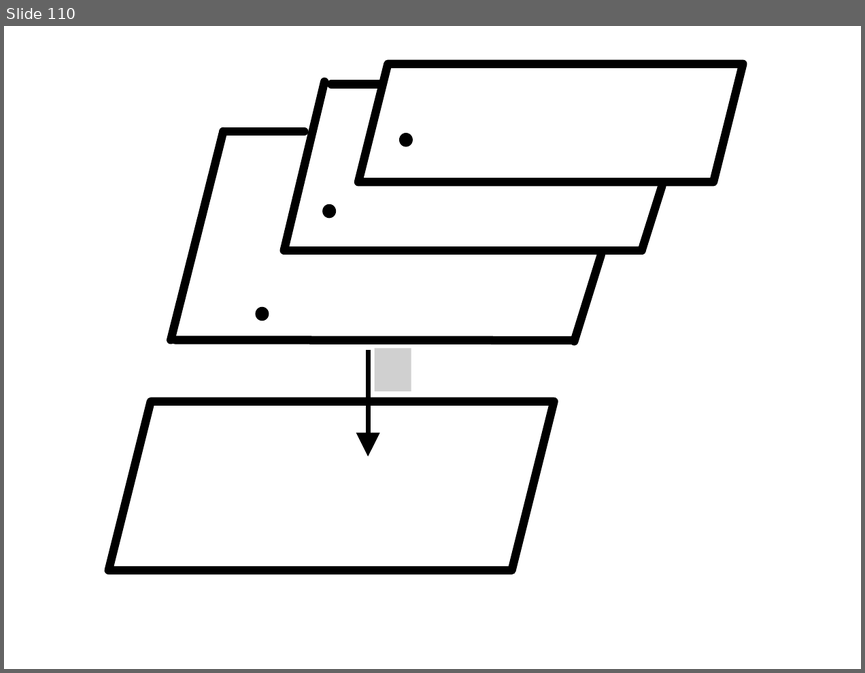
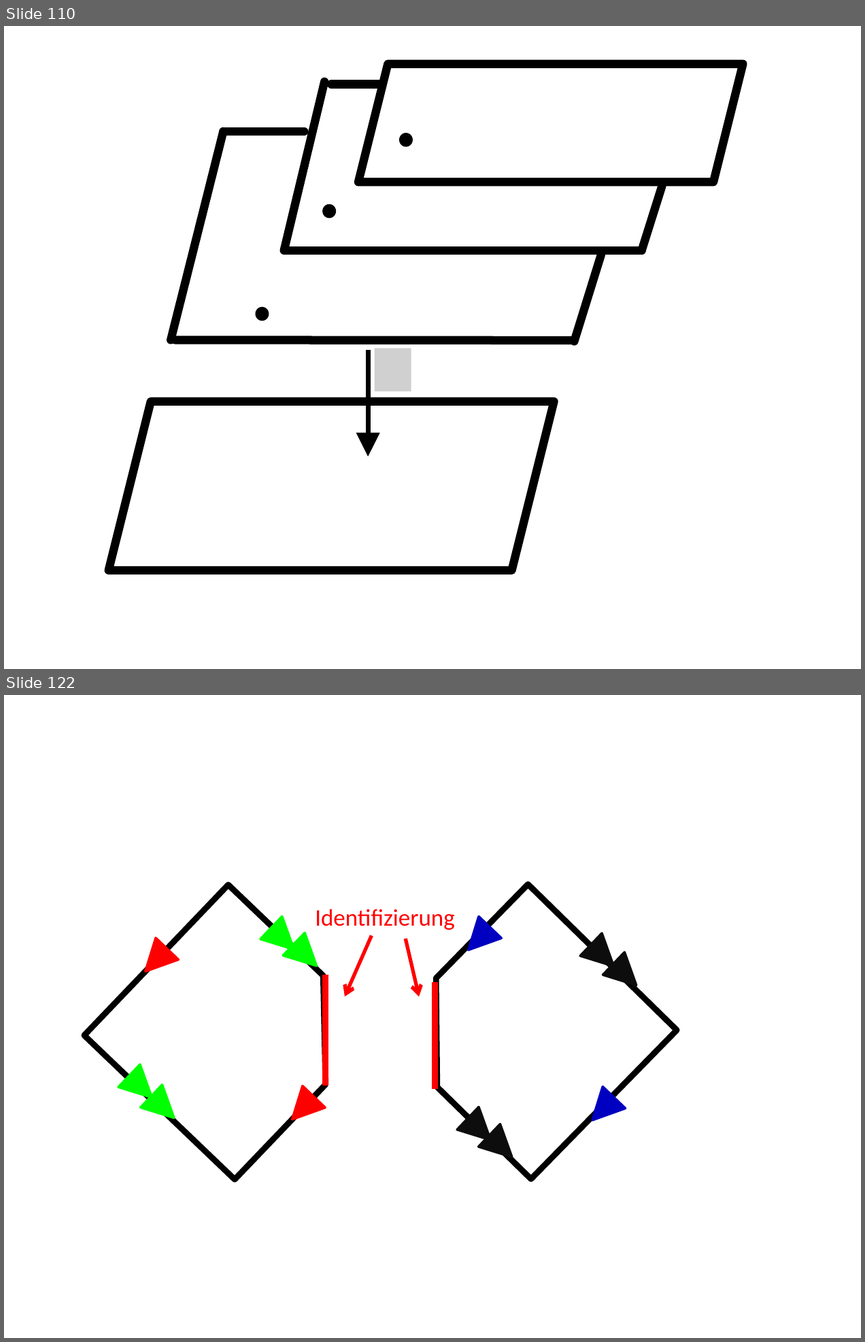
Before and after one commit to lutteropp/GeoTopo, a slide deck: images/Bilder.pptx. Shown one above the other, each under a label of ours: slide 110 before the commit, slides 110 and 122 after it; the slides between them are not shown. The pictures are 865x673 and 865x1342 pixels, drawn with LibreOffice and Linux fonts; fonts in the diff are those of the drawing; grey boxes stand for pictures. Boxes give left, top, right and bottom in pixels: in the first picture for what was removed or moved away, otherwise in the second. Text is boxed around its words. In the diff, an @@ line names an element or a change of style, - is before the commit and + after.

```diff
--- a/images/Bilder.pptx
+++ b/images/Bilder.pptx
@@ slide 122 added at [4,695,861,1338], background #FFFFFF @@
@@ snip rect added at [84,885,379,1179], outline #000000 5 pt @@
@@ snip rect added at [383,884,677,1178], outline #000000 5 pt @@
@@ triangle added at [260,917,305,961], fill #00FF00, outline #00FF00 2 pt @@
@@ text added at [315,909,455,930], 20 pt, text #FF0000 @@
+Identifizierung
@@ triangle added at [457,917,502,961], fill #0000C0, outline #0000C0 2 pt @@
@@ triangle added at [134,938,179,983], fill #FF0000, outline #FF0000 2 pt @@
@@ triangle added at [283,932,328,977], fill #00FF00, outline #00FF00 2 pt @@
@@ arrow added from (372, 936) to (345, 997), #FF0000 3 pt @@
@@ arrow added from (406, 938) to (419, 997), #FF0000 3 pt @@
@@ triangle added at [580,932,625,977], fill #0D0D0D, outline #0D0D0D 2 pt @@
@@ triangle added at [602,952,647,997], fill #0D0D0D, outline #0D0D0D 2 pt @@
@@ line added from (325, 974) to (325, 1086), #FF0000 5 pt @@
@@ line added from (435, 982) to (435, 1089), #FF0000 5 pt @@
@@ triangle added at [118,1064,163,1109], fill #00FF00, outline #00FF00 2 pt @@
@@ triangle added at [141,1084,186,1129], fill #00FF00, outline #00FF00 2 pt @@
@@ triangle added at [281,1086,326,1131], fill #FF0000, outline #FF0000 2 pt @@
@@ triangle added at [581,1086,626,1131], fill #0000C0, outline #0000C0 2 pt @@
@@ triangle added at [457,1106,502,1151], fill #0D0D0D, outline #0D0D0D 2 pt @@
@@ triangle added at [478,1123,523,1168], fill #0D0D0D, outline #0D0D0D 2 pt @@
```
Also in this commit, not shown: 3 slides changed, 9 other slides added, 23 other files.
